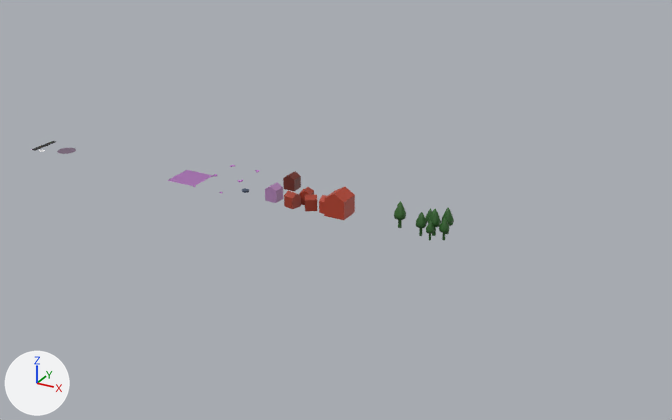
The Blender file assets/models.blend: old version first, new version second.
Before and after are seen from a 50 mm lens placed at (16.03, -20.4, 10.45), pointed at (4.14, 1.23, -0.36). Arrows for +X, +Y and +Z are at lower left; the lights stay in place. The older version comes first.

Before the edit, the objects in view are built like this:
```python
ob_house_001 = bpy.data.objects.new('house.001', me_house_001)
ob_house_001.location = (2.5, 0.5, 0.0)
ob_house_001.rotation_euler = (-1.571, 0.0, 0.0)  # degrees (-90, 0, 0)
ob_house_002 = bpy.data.objects.new('house.002', me_house_002)
ob_house_002.location = (3.5, 0.5, 0.0)
ob_house_002.rotation_euler = (-1.571, 0.0, 0.0)  # degrees (-90, 0, 0)
ob_house_003 = bpy.data.objects.new('house.003', me_house_003)
ob_house_003.location = (4.5, 0.5, 0.0)
ob_house_003.rotation_euler = (-1.571, 0.0, 0.0)  # degrees (-90, 0, 0)
ob_house_004 = bpy.data.objects.new('house.004', me_house_004)
ob_house_004.location = (2.5, 1.5, 0.0)
ob_house_004.rotation_euler = (-1.571, 0.0, 0.0)  # degrees (-90, 0, 0)
ob_tree_001 = bpy.data.objects.new('tree.001', me_tree_001)
ob_tree_001.location = (6.5, 0.5, 0.0)
ob_tree_001.rotation_euler = (-1.571, 0.0, 0.0)  # degrees (-90, 0, 0)
ob_tree_002 = bpy.data.objects.new('tree.002', me_tree_002)
ob_tree_002.location = (7.5, 0.5, 0.0)
ob_tree_002.rotation_euler = (-1.571, 0.0, 0.0)  # degrees (-90, 0, 0)
```
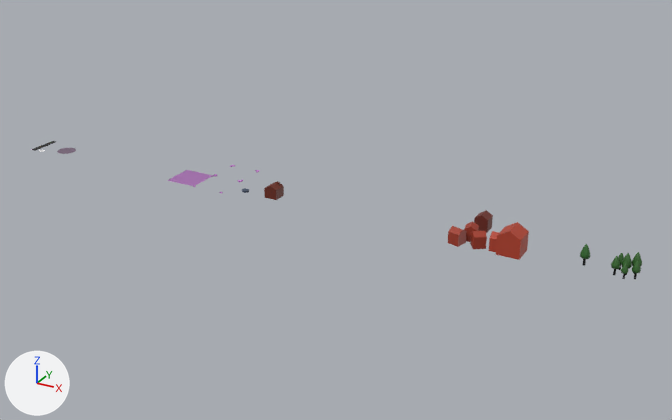
Changed parts and their boxes [x1, y1, x2, y2] in the pictures (672 x 420 px):
```json
{"object": "house.003", "change": "moved", "before": [319, 187, 355, 220], "after": [489, 222, 529, 260]}
{"object": "house.002", "change": "moved", "before": [284, 187, 317, 212], "after": [448, 222, 487, 249]}
{"object": "tree.002", "change": "moved, rescaled", "before": [416, 208, 454, 240], "after": [611, 252, 642, 279], "on screen": "18% narrower, 15% shorter"}
{"object": "house.004", "change": "moved", "before": [283, 171, 301, 191], "after": [474, 210, 493, 233]}
{"object": "house.001", "change": "reshaped", "before": [265, 182, 283, 203], "after": [264, 181, 284, 200], "on screen": "11% wider, 9% shorter"}
{"object": "tree.001", "change": "moved", "before": [394, 201, 406, 228], "after": [580, 244, 590, 266]}
```

The change, as JSON lines over the scene's bpy script:
```json
{"block": "me_house_001", "where": "# used by ob_house_001; location = (2.5, 0.5, 0.0); rotation_euler = (-1.571, 0.0, 0.0), in degrees (-90, 0, 0)"}
{"op": "remove", "block": "me_house_001", "code": "me_house_001.from_pydata(...)  # 10 vertices, 7 faces; spans x -0.187..0.188, y -0.375..0.1, z -0.188..0.188"}
{"op": "add", "block": "me_house_001", "code": "me_house_001.from_pydata(...)  # 18 vertices, 13 faces; spans x -0.2..0.2, y -0.418..0.0, z -0.2..0.2"}
{"block": "me_house_001", "change": "me_house_001 part 1: the whole mesh is rebuilt"}
{"block": "me_tree_002", "where": "# used by ob_tree_002; location = (7.5, 0.5, 0.0); rotation_euler = (-1.571, 0.0, 0.0), in degrees (-90, 0, 0)"}
{"op": "remove", "block": "me_tree_002", "code": "me_tree_002.from_pydata(...)  # 360 vertices, 528 faces, 6 loose edges; spans x -0.449..0.482, y -0.681..0.1, z -0.436..0.414"}
{"op": "add", "block": "me_tree_002", "code": "me_tree_002.from_pydata(...)  # 360 vertices, 528 faces, 6 loose edges; spans x -0.333..0.365, y -0.572..0.014, z -0.332..0.305"}
{"block": "me_tree_002", "change": "me_tree_002 part 2: the whole mesh is scaled about its middle by 0.75, then moved by (0.0, 0.011, -0.002)"}
{"op": "set", "path": "ob_house_002.location", "old": "(3.5, 0.5, 0.0)", "new": "(8.5, 0.5, 0.0)"}
{"op": "set", "path": "ob_house_003.location", "old": "(4.5, 0.5, 0.0)", "new": "(9.5, 0.5, 0.0)"}
{"op": "set", "path": "ob_tree_001.location", "old": "(6.5, 0.5, 0.0)", "new": "(11.5, 0.5, 0.0)"}
{"op": "set", "path": "ob_tree_002.location", "old": "(7.5, 0.5, 0.0)", "new": "(12.5, 0.5, 0.0)"}
{"op": "set", "path": "ob_house_004.location", "old": "(2.5, 1.5, 0.0)", "new": "(8.5, 1.5, 0.0)"}
```
